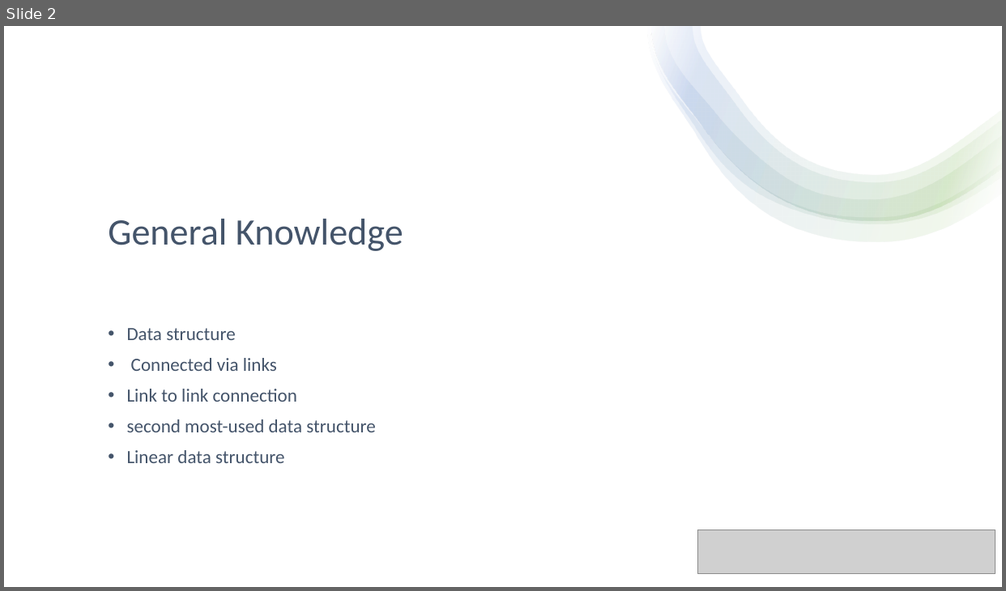
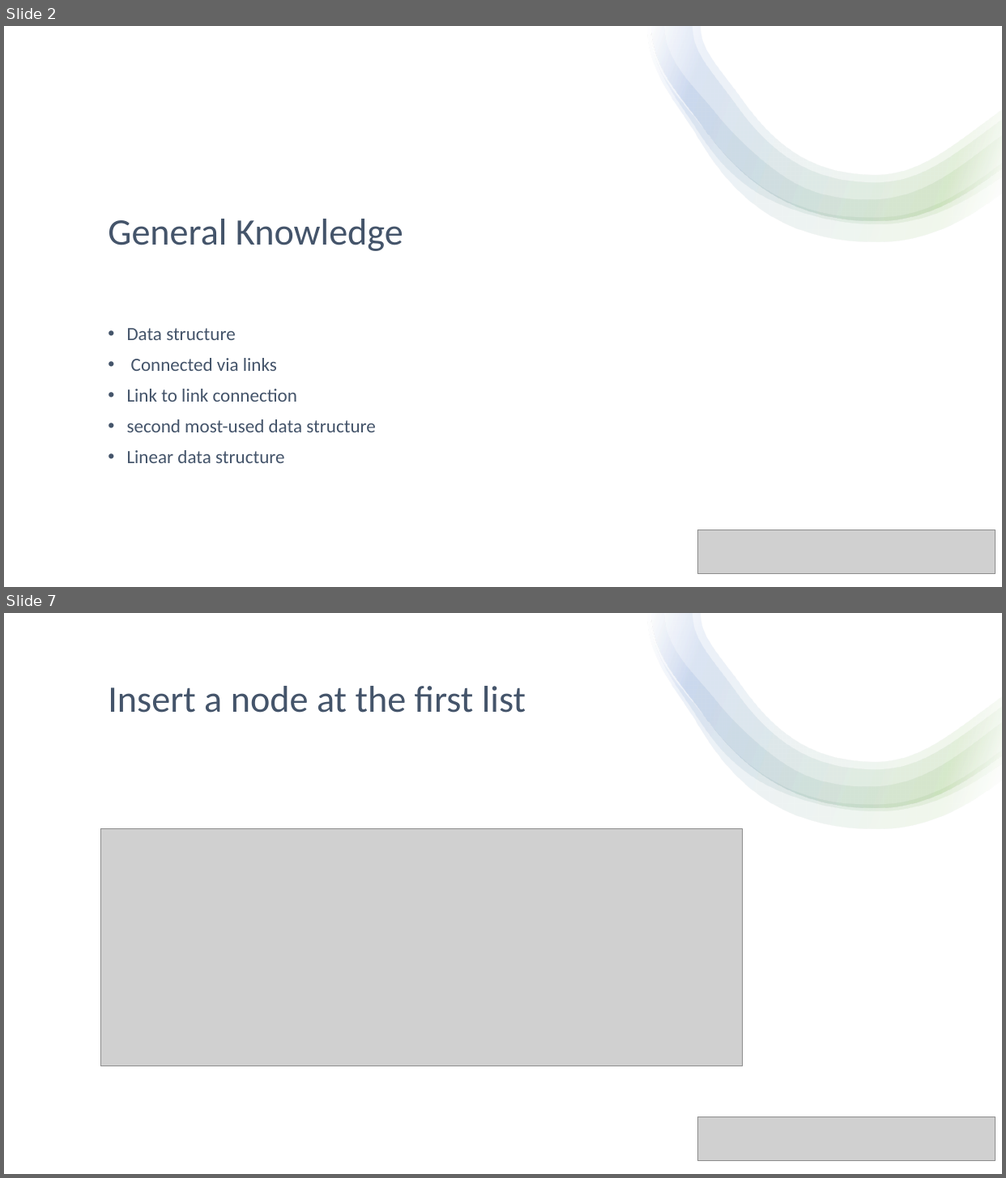
Before and after one commit to niklastrinkl/DornFussenegger-Trinkl-LinkedList-2022, a slide deck: Präsentation.pptx. Shown one above the other, each under a label of ours: slide 2 before the commit, slides 2 and 7 after it; the slides between them are not shown. The pictures are 1006x591 and 1006x1178 pixels, drawn with LibreOffice and Linux fonts; fonts in the diff are those of the drawing; grey boxes stand for pictures. Boxes give left, top, right and bottom in pixels: in the first picture for what was removed or moved away, otherwise in the second. Text is boxed around its words. In the diff, an @@ line names an element or a change of style, - is before the commit and + after.

```diff
--- a/Präsentation.pptx
+++ b/Präsentation.pptx
@@ slide 7 added at bbox=[4, 613, 1002, 1174], background #FFFFFF @@
@@ rectangle added at bbox=[4, 613, 1002, 1174], fill #FFFFFF @@
@@ group added at bbox=[648, 613, 1002, 829]: 4 freeform shapes @@
@@ title added at bbox=[108, 686, 526, 713], 36 pt, text #44546A @@
+Insert a node at the first list
@@ picture added at bbox=[100, 829, 743, 1066] @@
@@ picture added at bbox=[698, 1117, 995, 1161] @@
```
Also in this commit, not shown: 1 slide changed, 9 other slides added, 8 slides removed.
